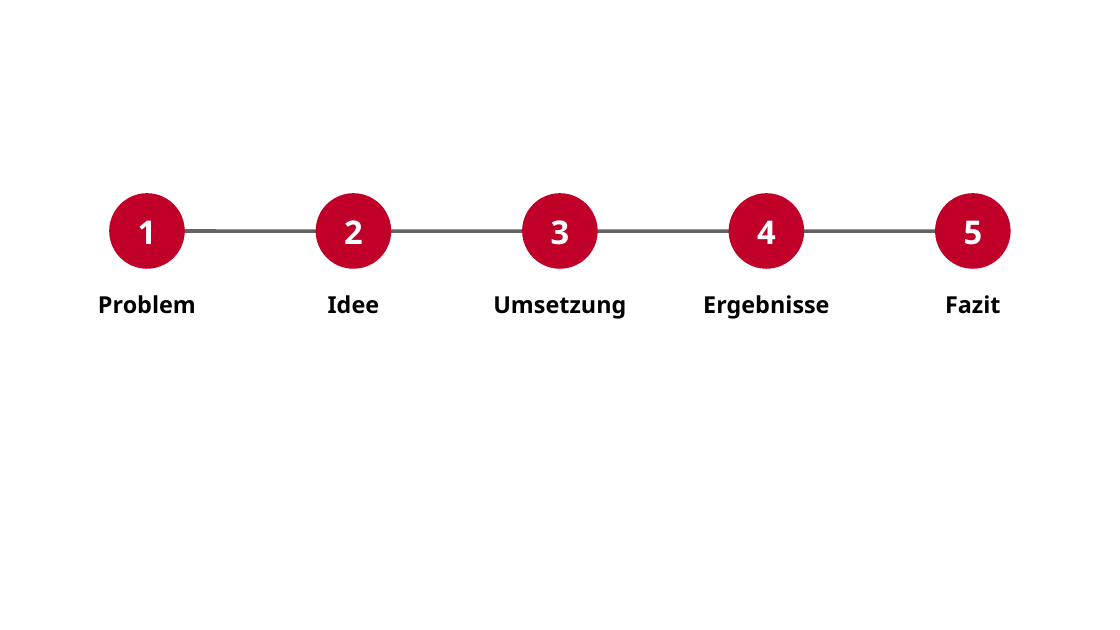
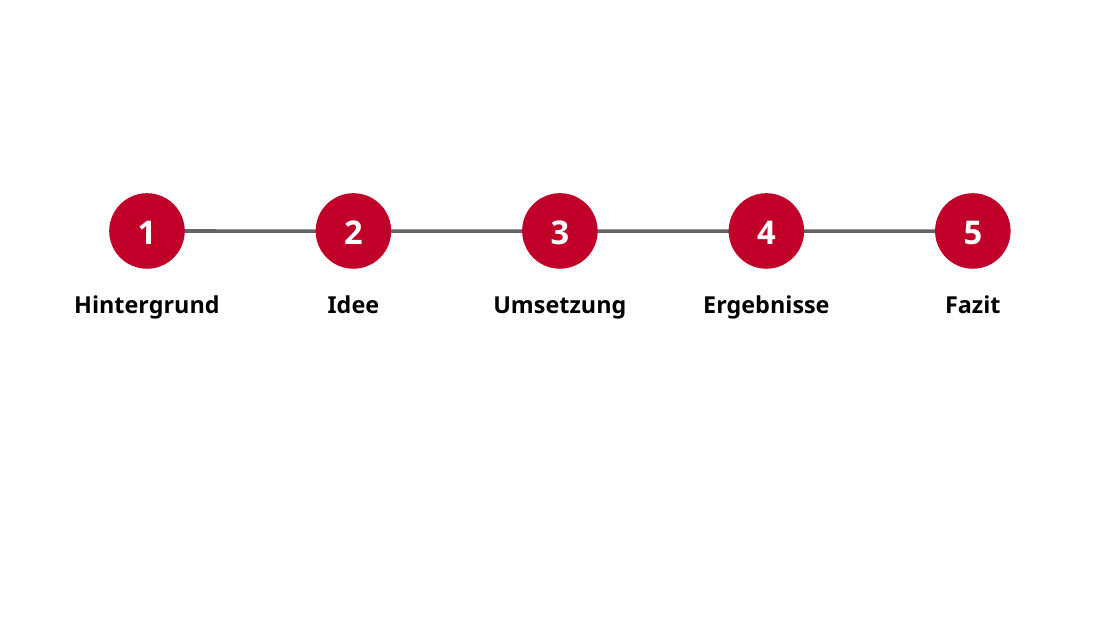
Before and after one commit to mawehl/BigData, a slide deck: slide 3 of CloudBurst_Wehle.pptx. Drawn at 1120x630 pixels with LibreOffice and Linux fonts; fonts in the diff are those of the drawing; background and template pictures are left out. Boxes give left, top, right and bottom in pixels: in the first picture for what was removed or moved away, otherwise in the second. Text is boxed around its words. In the diff, an @@ line names an element or a change of style, - is before the commit and + after.

```diff
--- a/CloudBurst_Wehle.pptx
+++ b/CloudBurst_Wehle.pptx
@@ text at <box>74,295,220,319</box>: text changed @@
-Problem
+Hintergrund
```
Also in this commit, not shown: 11 other slides changed, 3 slides added.
